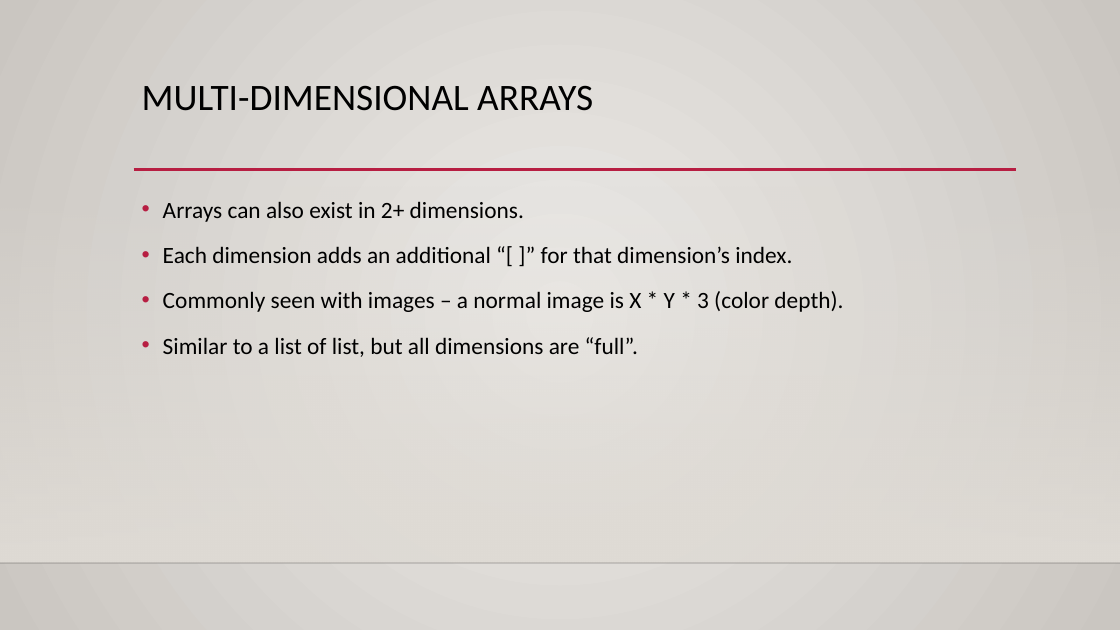
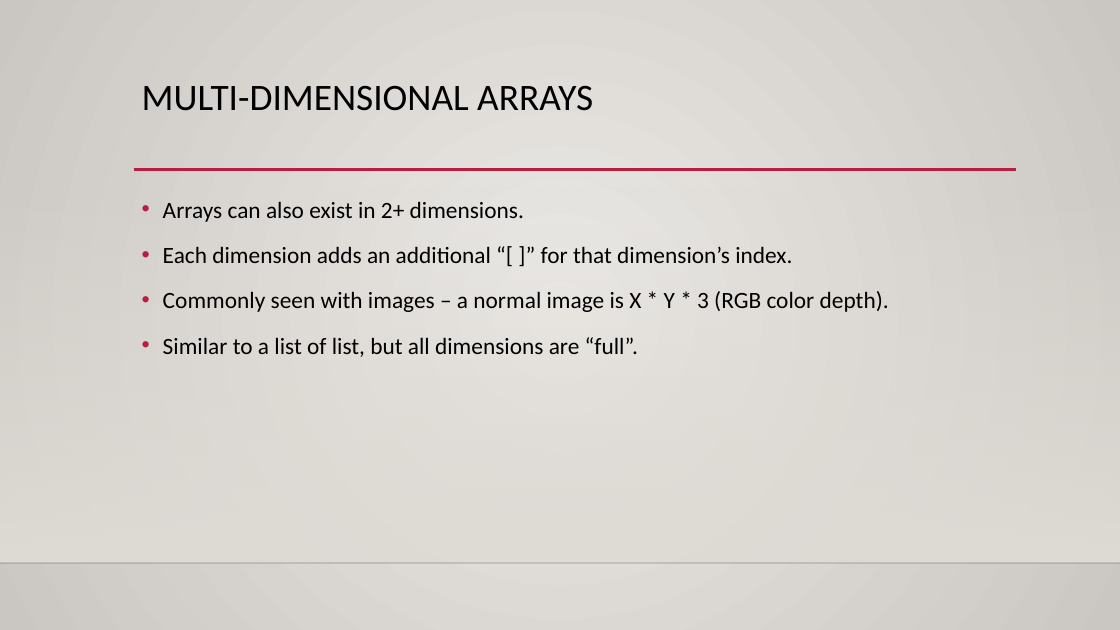
Before and after one commit to okohnkay/Programming_Basics_for_ML, a slide deck: slide 13 of course_material/slides/013_arrays.pptx. Drawn at 1120x630 pixels with LibreOffice and Linux fonts; fonts in the diff are those of the drawing; background and template pictures are left out. Boxes give left, top, right and bottom in pixels: in the first picture for what was removed or moved away, otherwise in the second. Text is boxed around its words. In the diff, an @@ line names an element or a change of style, - is before the commit and + after.

```diff
--- a/course_material/slides/013_arrays.pptx
+++ b/course_material/slides/013_arrays.pptx
@@ text at [163, 291, 889, 312]: text changed @@
-• Commonly seen with images – a normal image is X * Y * 3 (color depth).
+• Commonly seen with images – a normal image is X * Y * 3 (RGB color depth).
```
Also in this commit, not shown: 1 slide added, 3 other files.
